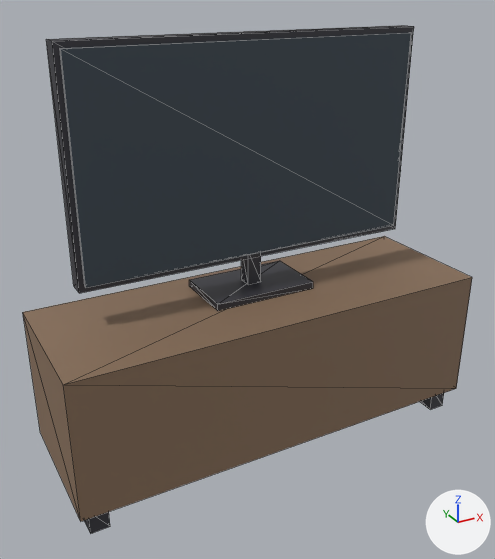
The glTF model assets/models/tv_stand.glb, before and after one commit.
Before and after are seen from a 50 mm camera at (-0.862, -1.496, 1.249) aimed at (-0.042, -0.007, 0.505). Arrows for +X, +Y and +Z are at lower right; the lights stay in place. The older version comes first. Mesh edges are drawn as thin lines. Vertices at exactly the same position are counted once.

Objects in the first picture: 'tv_stand'.
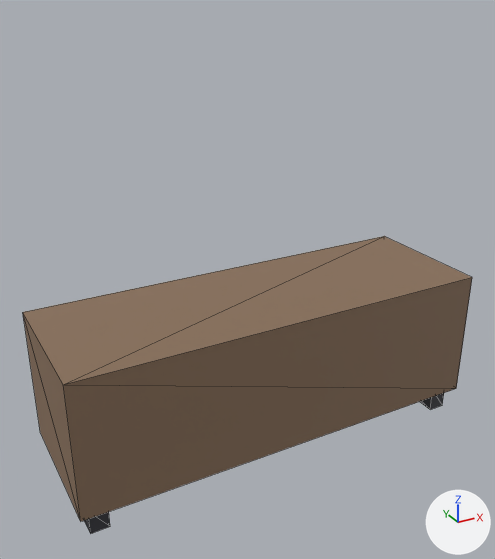
The change, as a diff of the scene's bpy script:
```diff
--- a/assets/models/tv_stand.glb.py
+++ b/assets/models/tv_stand.glb.py
@@ me_tv_stand @@
 # used by ob_tv_stand; location = (0.0, 0.0, 0.0)
-me_tv_stand.from_pydata(...)  # 56 vertices, 84 faces; spans x -0.6..0.6, y -0.2..0.2, z 0.0..1.13
+me_tv_stand.from_pydata(...)  # 24 vertices, 36 faces; spans x -0.6..0.6, y -0.2..0.2, z 0.0..0.45
+# me_tv_stand part 1: the loose piece of 8 vertices spanning x -0.15..0.15, y -0.04..0.14, z 0.45..0.47 is deleted
+# me_tv_stand part 2: the loose piece of 8 vertices spanning x -0.475..0.475, y 0.017..0.027, z 0.565..1.115 is deleted
+# me_tv_stand part 3: the loose piece of 8 vertices spanning x -0.02..0.02, y 0.03..0.07, z 0.47..0.57 is deleted
+# me_tv_stand part 4: the loose piece of 8 vertices spanning x -0.49..0.49, y 0.025..0.075, z 0.55..1.13 is deleted
 me_tv_stand.materials.append(mat_kl_wood_dark)
 me_tv_stand.materials.append(mat_kl_black)
-me_tv_stand.materials.append(mat_kl_glass_dark)  # greyish blue #3f4b55
```

Changed parts and their boxes (x1, y1, x2, y2) in the pictures (495 x 559 px):
'tv_stand', reshaped (41% shorter)
    before: (23, 25, 472, 534)
    after: (23, 236, 472, 534)
part 1 of me_tv_stand, deleted
    before: (189, 261, 313, 311)
part 2 of me_tv_stand, deleted
    before: (60, 32, 411, 288)
part 3 of me_tv_stand, deleted
    before: (241, 256, 261, 285)
part 4 of me_tv_stand, deleted
    before: (46, 25, 414, 293)
